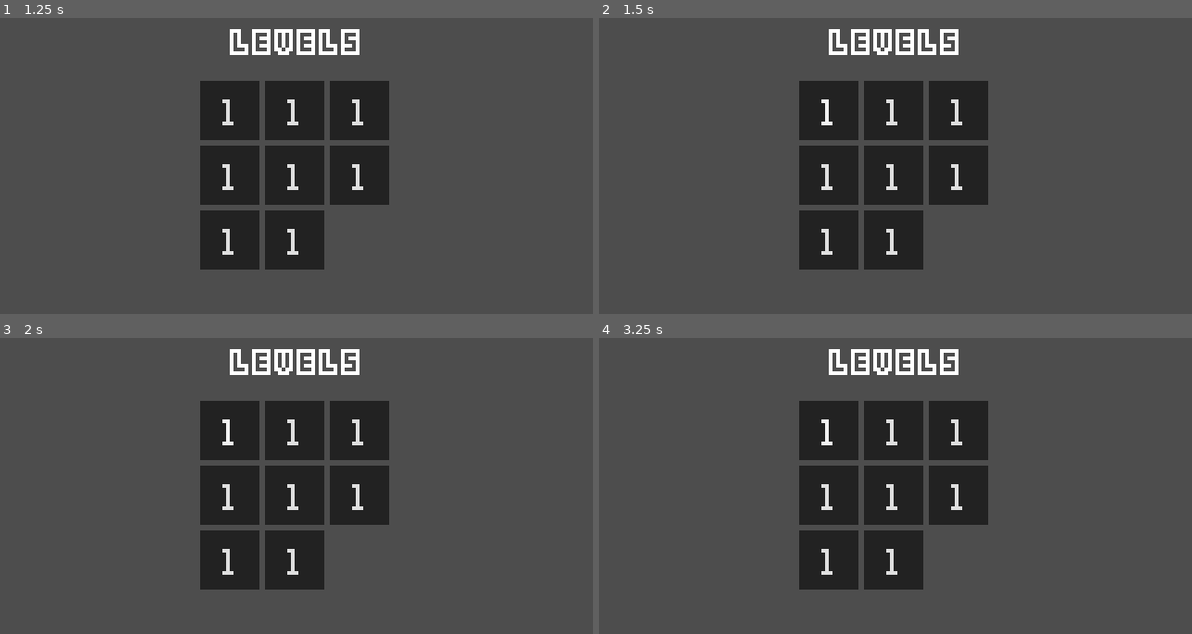
Above: before the commit, frames 1-4 (two rows, left to right).
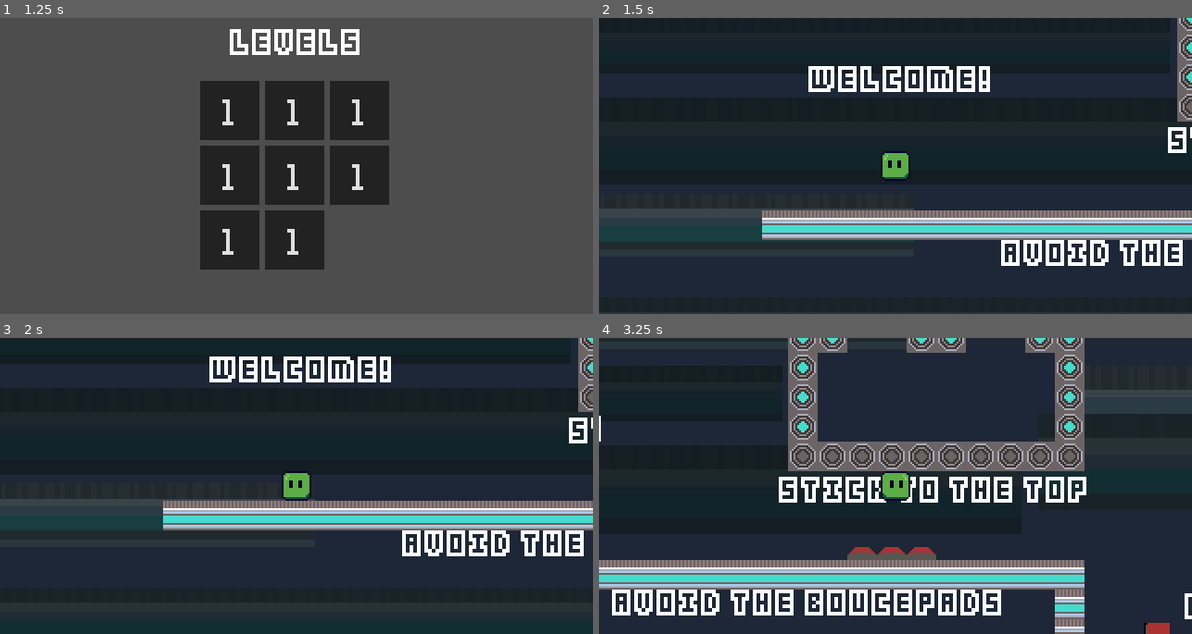
Above: after the commit, the same moments.

Repository: apollo-cool/blob-game
Game: Godot game, scene res://scenes/main.tscn
Same seed, same stepped clock (60 frames per second), same inputs: the game is played once before the commit and once after it. Sound files missing from this copy of the repository are replaced by a short silence.
Inputs (mouse positions are in pixels of both pictures, inside the frame that each line leads up to):
- Up to frame 1 (1.25 s): click (302, 240) at 0.5 s
- Up to frame 2 (1.5 s): click "1" at 1.25 s
- Up to frame 3 (2 s): no input
- Up to frame 4 (3.25 s): tap Enter at 2 s; hold D (move_right) from 2.03 s (still down); tap Space (jump) at 2.27, 3.02 s

Frame 1 is identical in both runs. In frame 2, 87% of the frame differs, in the area x 0-100%, y 0-100%; in frame 3, 87%; in frame 4, 89%.

Commit message:
Added level selector

Diff:
--- a/scenes/level_button.tscn
+++ b/scenes/level_button.tscn
@@ -27,3 +27,5 @@
 theme_override_styles/pressed = ExtResource("3_hrusj")
 theme_override_styles/hover = ExtResource("3_hrusj")
 text = "1"
+
+[connection signal="pressed" from="Button" to="." method="_on_button_pressed"]
--- /dev/null
+++ b/scenes/main.gd
@@ -0,0 +1,11 @@
+extends Node
+
+
+# Called when the node enters the scene tree for the first time.
+func _ready() -> void:
+	pass # Replace with function body.
+
+
+# Called every frame. 'delta' is the elapsed time since the previous frame.
+func _process(_delta: float) -> void:
+	pass
--- a/scenes/main.tscn
+++ b/scenes/main.tscn
@@ -2,11 +2,13 @@
 
 [ext_resource type="PackedScene" uid="uid://dtmv712qrvdhi" path="res://scenes/gui.tscn" id="1_0wfyh"]
 [ext_resource type="PackedScene" uid="uid://q7n4tpwujgus" path="res://scenes/game.tscn" id="1_o5qli"]
+[ext_resource type="Script" uid="uid://mpsjl0oecc7f" path="res://scenes/main.gd" id="1_sugp2"]
 
 [node name="Main" type="Node" unique_id=854407161]
+script = ExtResource("1_sugp2")
+
+[node name="Game" parent="." unique_id=93276433 instance=ExtResource("1_o5qli")]
 
 [node name="GUI" parent="." unique_id=293647501 instance=ExtResource("1_0wfyh")]
 offset_right = -320.0
 offset_bottom = -160.0
-
-[node name="Game" parent="." unique_id=93276433 instance=ExtResource("1_o5qli")]
--- a/scripts/autoloads/GlobalSignals.gd
+++ b/scripts/autoloads/GlobalSignals.gd
@@ -10,3 +10,5 @@
 signal play_button_pressed
 @warning_ignore("unused_signal")
 signal level_selected(level: PackedScene)
+@warning_ignore("unused_signal")
+signal game_over()
--- a/scripts/game.gd
+++ b/scripts/game.gd
@@ -7,10 +7,13 @@
 signal game_lost
 signal player_lost_life(lives_remaining: int)
 
+var next_level: PackedScene
+
 func _on_game_won() -> void:
 	game_won.emit()
 
 func load_level(level_info: PackedScene) -> void:
+	print("Now loading level")
 	var level: Level = level_info.instantiate()
 	add_child(level)
 	level.game_won.connect(_on_game_won)
@@ -26,3 +29,6 @@
 
 func _on_audio_stream_player_2d_finished() -> void:
 	streamer.play()
+
+func _ready() -> void:
+	GlobalSignals.level_selected.connect(load_level)
--- a/scripts/gui.gd
+++ b/scripts/gui.gd
@@ -3,20 +3,24 @@
 @onready var level_screen_resource: = preload("res://scenes/Stylebox/level_selector.tscn")
 @onready var title_screen: TitleScreen = %TitleScreen
 func _on_play_button_pressed() -> void:
-	print("test")
 	var level_screen: LevelSelector = level_screen_resource.instantiate()
 	title_screen.queue_free()
 	add_child(level_screen)
 	level_screen.position = Vector2(160,0)
 
 
-func _on_level_chosen() -> void:
-	print("hello")
+func _on_level_chosen(_level_selected: PackedScene) -> void:
 	var level_screen: LevelSelector = get_node("LevelSelector")
 	level_screen.queue_free()
 
 
 
 func _ready() -> void:
+	GlobalSignals.play_button_pressed.connect(_on_play_button_pressed)
 	GlobalSignals.level_selected.connect(_on_level_chosen)
-	GlobalSignals.play_button_pressed.connect(_on_play_button_pressed)
+
+func add_level_selector() -> void:
+	var level_screen: LevelSelector = level_screen_resource.instantiate()
+	title_screen.queue_free()
+	add_child(level_screen)
+	level_screen.position = Vector2(160,0)
--- a/scripts/level_button.gd
+++ b/scripts/level_button.gd
@@ -1,2 +1,6 @@
 extends Control
 @export var LevelScene: PackedScene
+
+
+func _on_button_pressed() -> void:
+	GlobalSignals.level_selected.emit(LevelScene)
Not shown, added: scenes/main.gd.uid
